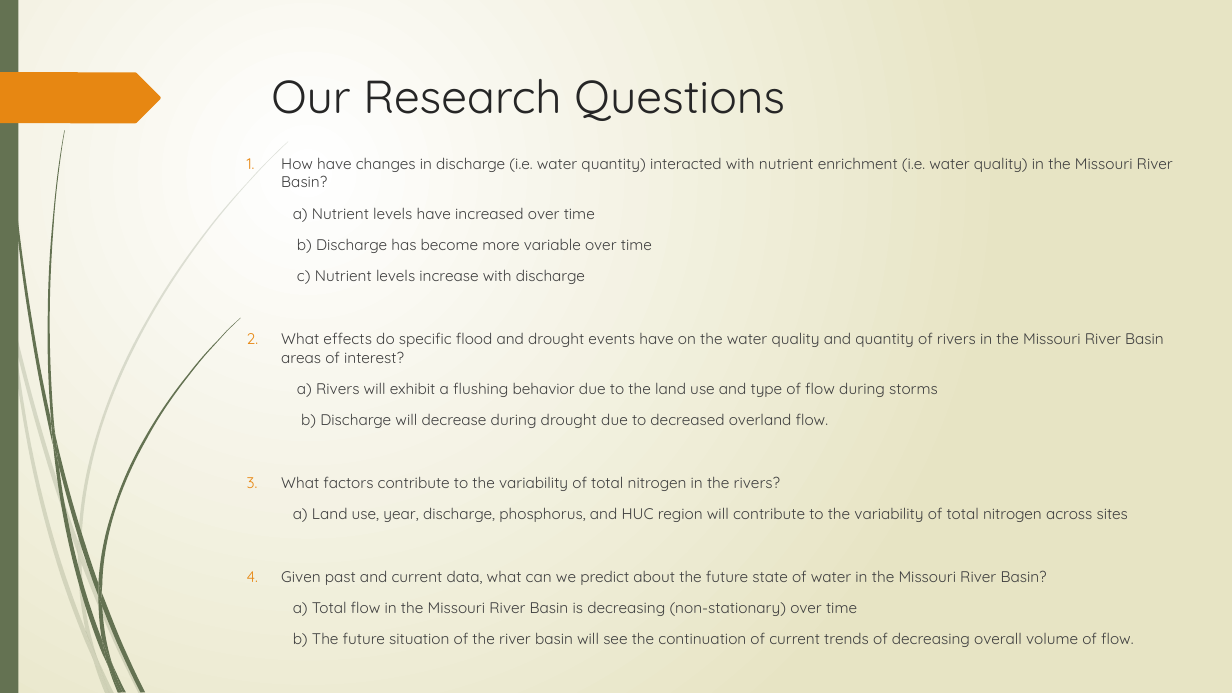
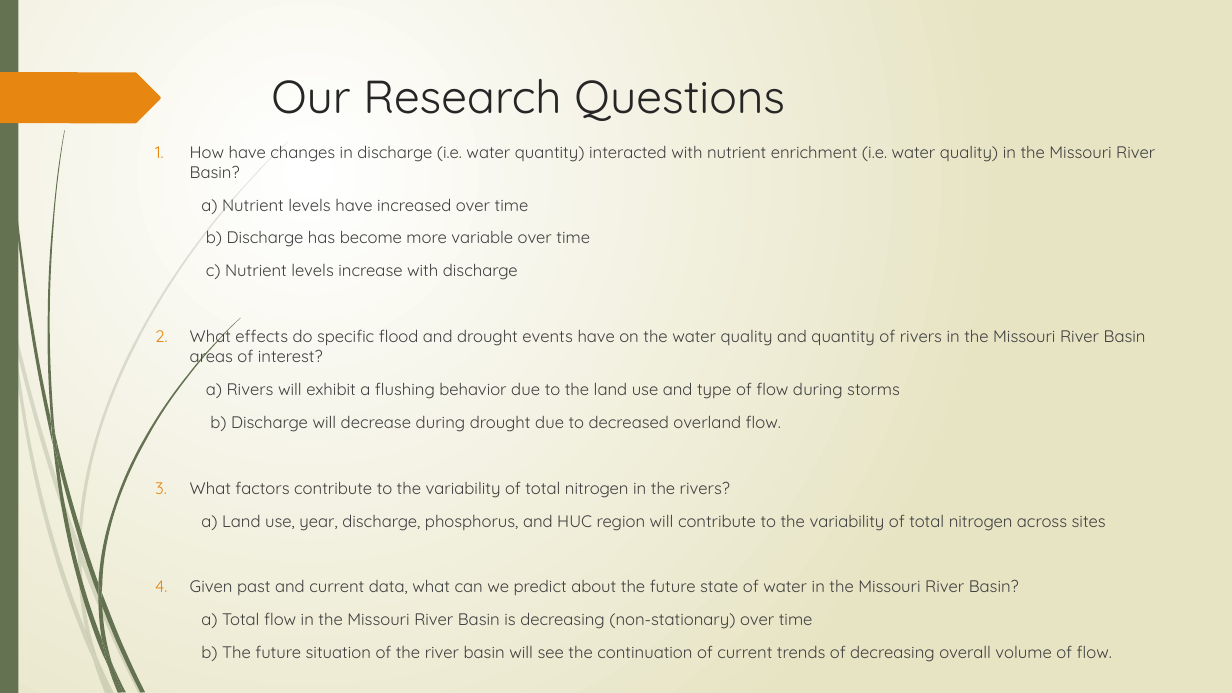
Before and after one commit to forkhala/Hydrologic_Data_Analysis_Final_Proj, a slide deck: slide 3 of TeamDocs/Examining the Hydrologic Properties of the Missouri River.pptx. Drawn at 1232x693 pixels with LibreOffice and Linux fonts; fonts in the diff are those of the drawing. Boxes give left, top, right and bottom in pixels: in the first picture for what was removed or moved away, otherwise in the second. Text is boxed around its words. In the diff, an @@ line names an element or a change of style, - is before the commit and + after.

```diff
--- a/TeamDocs/Examining the Hydrologic Properties of the Missouri River.pptx
+++ b/TeamDocs/Examining the Hydrologic Properties of the Missouri River.pptx
@@ text "How have changes in discharge ..." moved from (x1=281, y1=157, x2=1173, y2=647) to (x1=190, y1=145, x2=1155, y2=662) @@
@@ text "How have changes in discharge ..." at (x1=190, y1=145, x2=1155, y2=662): size 12 to 13 pt @@
```
Also in this commit, not shown: 1 other slide changed, 2 other files.
